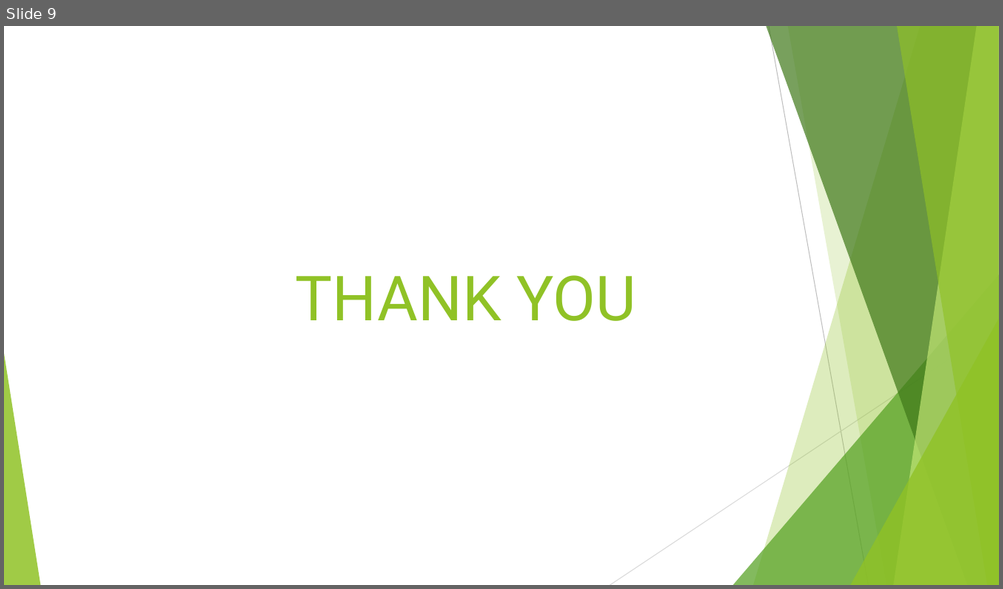
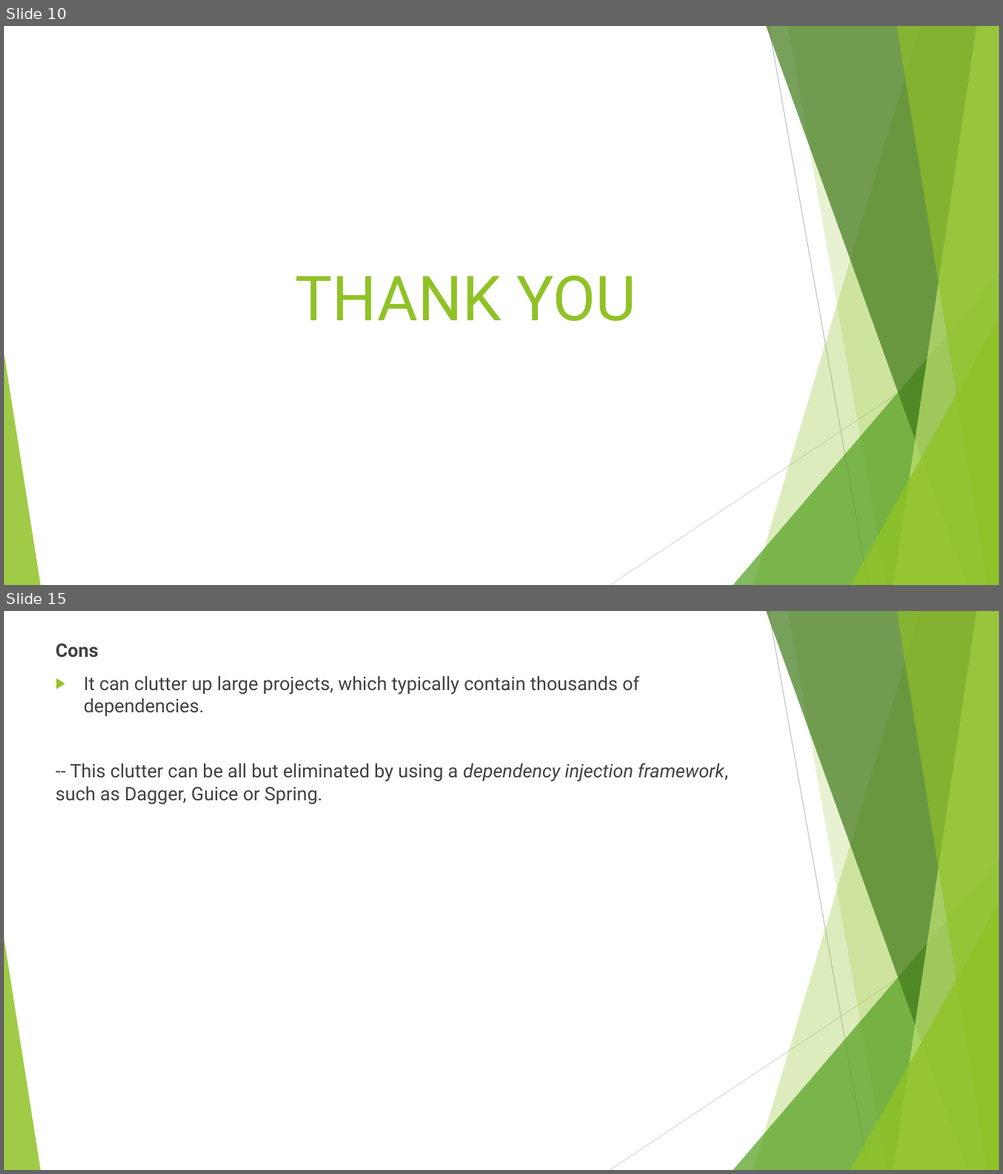
Before and after one commit to chinthanabt/EffectiveJava, a slide deck: EffectiveJava.pptx. Shown one above the other, each under a label of ours: slide 9 before the commit, slides 10 and 15 after it; the slides between them are not shown. The pictures are 1003x589 and 1003x1174 pixels, drawn with LibreOffice and Linux fonts; fonts in the diff are those of the drawing. Boxes give left, top, right and bottom in pixels: in the first picture for what was removed or moved away, otherwise in the second. Text is boxed around its words. In the diff, an @@ line names an element or a change of style, - is before the commit and + after.

```diff
--- a/EffectiveJava.pptx
+++ b/EffectiveJava.pptx
@@ slide 15 added at (4,611,999,1170), background #FFFFFF; not listed: 10 template elements that a slide beside it also shows @@
@@ text added at (56,644,728,805), 18 pt, text #404040 @@
+Cons
+▶ It can clutter up large projects, which typically contain thousands of dependencies.
+-- This clutter can be all but eliminated by using a dependency injection framework, such as Dagger, Guice or Spring.
@@ what was slide 9 is now slide 10 @@
```
Also in this commit, not shown: 11 other slides added.
